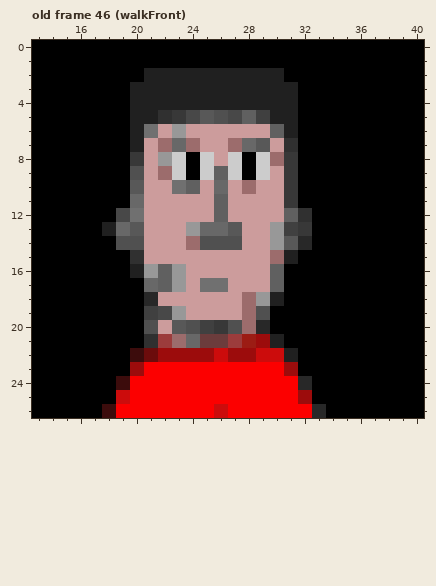
Pixel-art file: dev/assets/gfx/layers/animations/player-loRes.aseprite. Above, as it was before the edit.
52x70 pixels, 54 frames. Colours within 5 levels of each other are drawn and written as one. Shown: old frame 46 (walkFront): x 13..40, y 0..26. The commit also changed other frames or places, which this record leaves out.
After the commit:
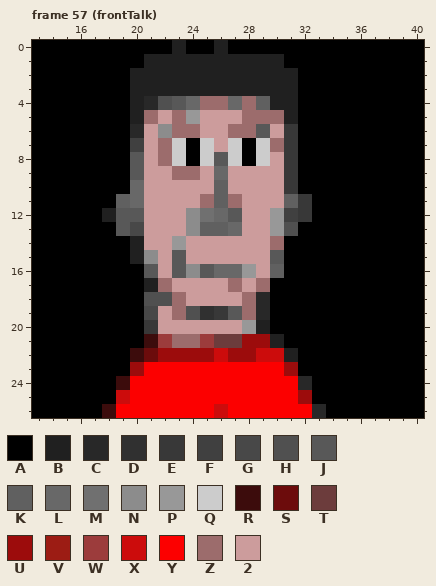
Palette (. is transparent): A #000000  B #202020  C #282828  D #303030  E #383838  F #404040  G #484848  H #505050  J #585858  K #606060  L #686868  M #707070  N #8c8c8c  P #989898  Q #cccccc  R #3c0c0c  S #6c0c0c  T #6c3c3c  U #9c0c0c  V #9c1c14  W #9c3c3c  X #cc0c0c  Y #fc0000  Z #9c6c6c  2 #cc9c9c
A new or re-ordered frame is compared with the old frame closest to it.
Commit: added player front talk animation
What changed:
frames 54 -> 65
Changed rows in their new state; - is an unchanged pixel.
Frame 57 (frontTalk) is new; against old frame 46 (walkFront):
first column x 18:
 0 -----B--B------
 1 ---BBBBBBBBBB--
 2 --B----------B-
 4 ---CHJLZZLZK---
 5 ---Z2ZP222ZZZ--
 6 --C2NZZ--ZZJ2E-
 7 --F--QAQ-QAQZE-
 8 --J-Z---J---2--
 9 --J-2ZZ2L222---
10 --L--22-K-2----
11 -K-----Z-Z---KE
12 BJJ---NMLJ--PFE
13 AJG---NKKL---HA
14 -AB--P2222--ZAA
15 --BN-J------JA-
16 --AJ2JNJLLP----
17 ---BZ2-22Z-ZA--
18 ---HHZ-----CA--
19 ---G2ZHDEJ-C---
20 ---E-22222PB---
21 ---R--ZW-TU----
Changed places in both pictures, as pixel boxes (x1, y1, x2, y2):
changed: (102, 40, 312, 348)
